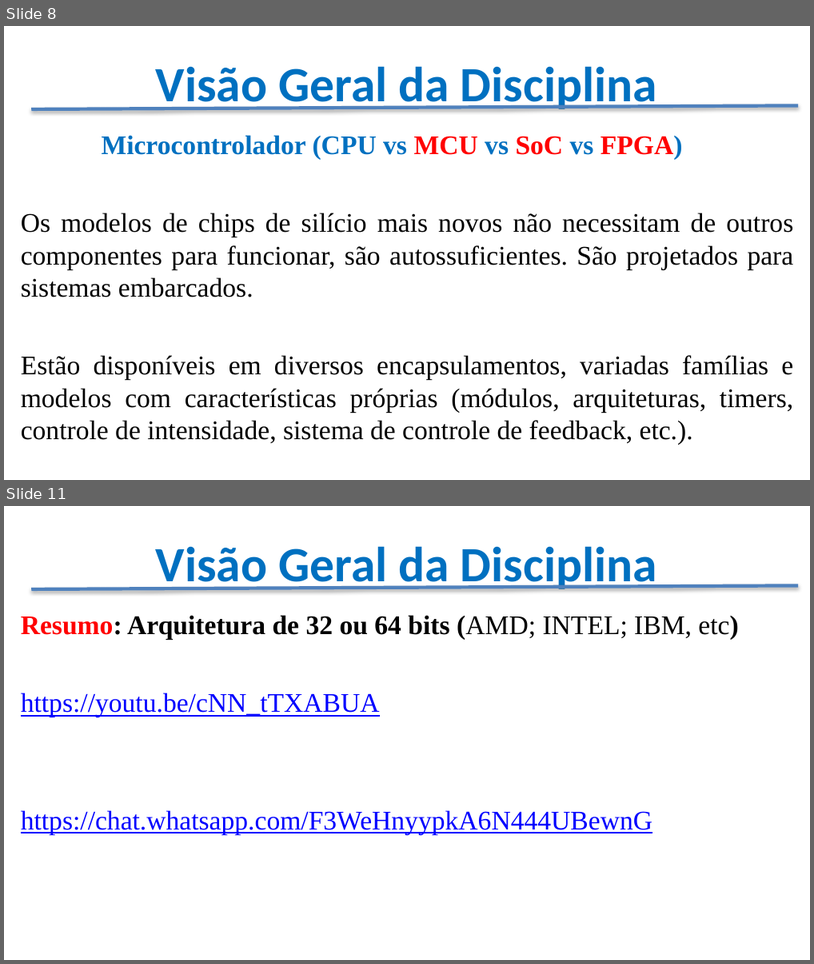
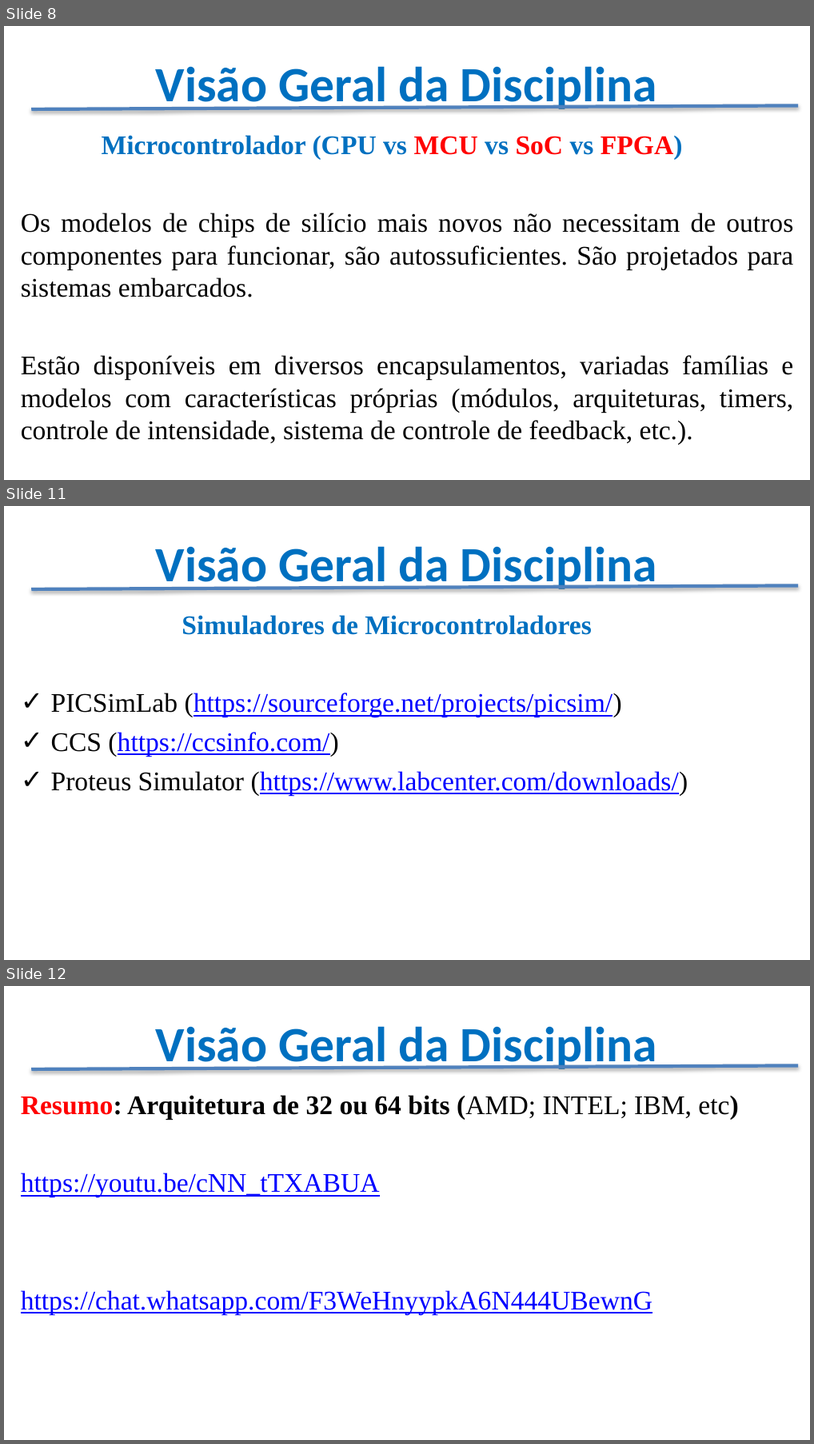
Before and after one commit to CloudEducationBrazil/WydenArea1ProgramacaoMicrocontroladores, a slide deck: Apresentação - Programação Microcontroladores.pptx. Shown one above the other, each under a label of ours: slides 8 and 11 before the commit, slides 8, 11 and 12 after it; the slides between them are not shown. The pictures are 814x964 and 814x1444 pixels, drawn with LibreOffice and Linux fonts; fonts in the diff are those of the drawing; background and template pictures are left out. Boxes give left, top, right and bottom in pixels: in the first picture for what was removed or moved away, otherwise in the second. Text is boxed around its words. In the diff, an @@ line names an element or a change of style, - is before the commit and + after.

Commit message:
Apresentação da disciplina Microcontroladores, simuladores

```diff
--- a/Apresentação - Programação Microcontroladores.pptx
+++ b/Apresentação - Programação Microcontroladores.pptx
@@ slide 11 added at (4,506,810,960), background picture (left out) @@
@@ title added at (156,546,658,593), 44 pt, text #0070C0, bold @@
+Visão Geral da Disciplina
@@ line added from (31, 589) to (798, 586), #4F81BD 3 pt @@
@@ text added at (51,615,689,795), 24 pt, text #0000FF, underline @@
+Simuladores de Microcontroladores
+✓ PICSimLab (https://sourceforge.net/projects/picsim/)
+✓ CCS (https://ccsinfo.com/)
+✓ Proteus Simulator (https://www.labcenter.com/downloads/)
@@ what was slide 11 is now slide 12 @@
```
Also in this commit, not shown: 2 slides changed.
